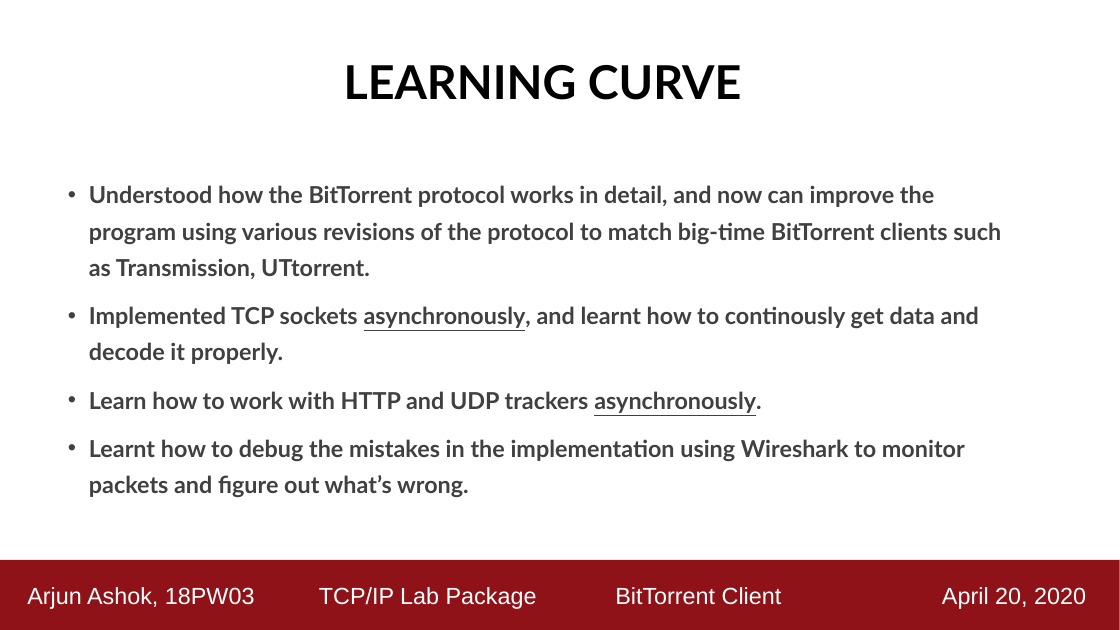
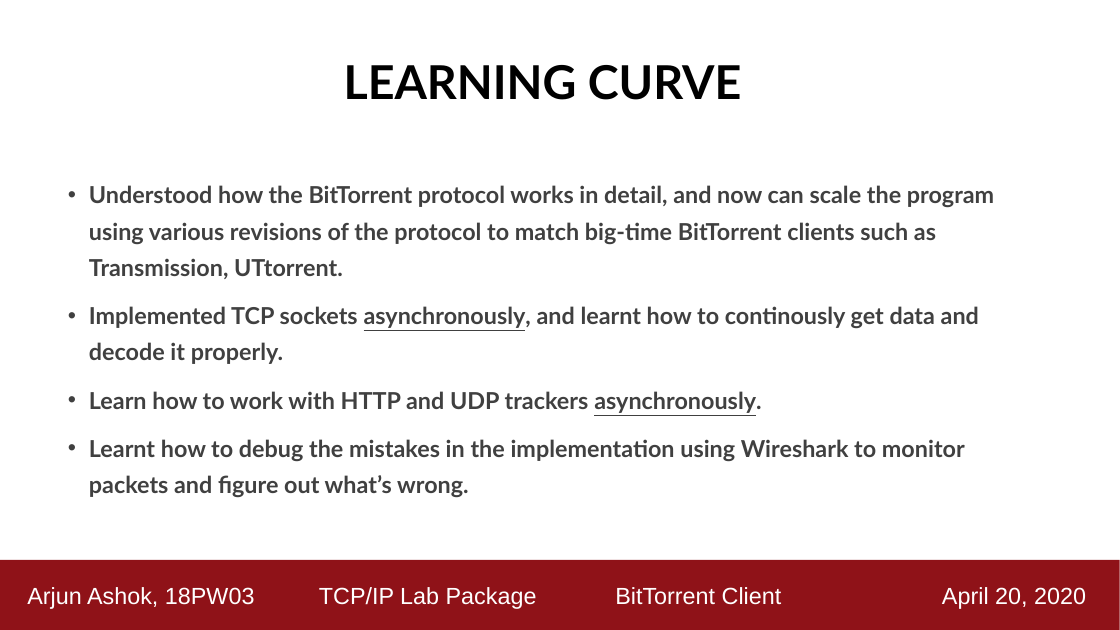
Before and after one commit to ashok-arjun/Torrenter, a slide deck: slide 17 of Demo_Presentation.pptx. Drawn at 1120x630 pixels with LibreOffice and Linux fonts; fonts in the diff are those of the drawing. Boxes give left, top, right and bottom in pixels: in the first picture for what was removed or moved away, otherwise in the second. Text is boxed around its words. In the diff, an @@ line names an element or a change of style, - is before the commit and + after.

```diff
--- a/Demo_Presentation.pptx
+++ b/Demo_Presentation.pptx
@@ text at (89,185,994,279): text changed @@
-• Understood how the BitTorrent protocol works in detail, and now can improve the program using various revisions of the protocol to match big-time BitTorrent clients such as Transmission, UTtorrent.
+• Understood how the BitTorrent protocol works in detail, and now can scale the program using various revisions of the protocol to match big-time BitTorrent clients such as Transmission, UTtorrent.
```
Also in this commit, not shown: 1 slide added, 2 other files.
